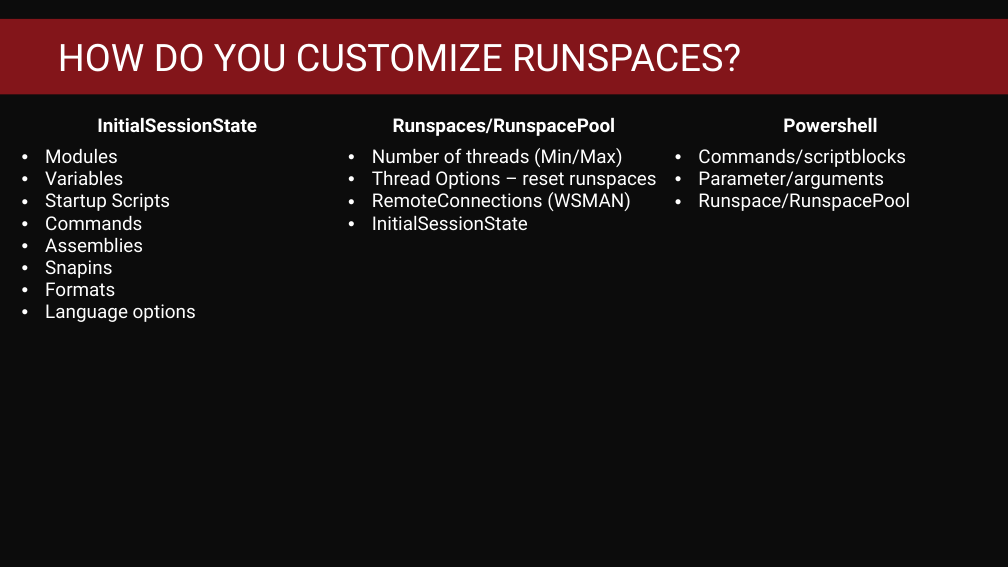
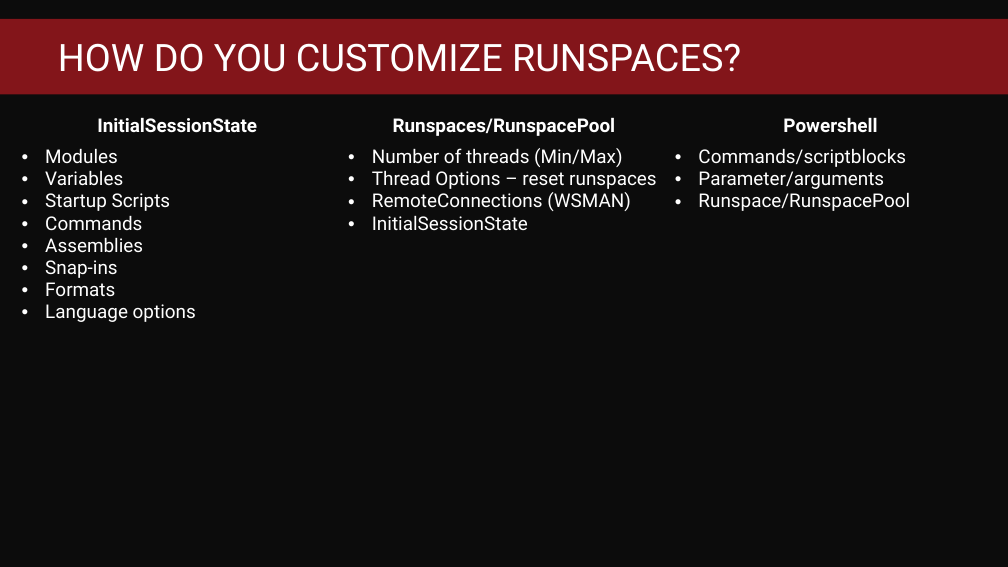
Before and after one commit to jpscripter/Runspaces, a slide deck: slide 11 of High-performance powershell through the magic of runspaces.pptx. Drawn at 1008x567 pixels with LibreOffice and Linux fonts; fonts in the diff are those of the drawing; background and template pictures are left out. Boxes give left, top, right and bottom in pixels: in the first picture for what was removed or moved away, otherwise in the second. Text is boxed around its words. In the diff, an @@ line names an element or a change of style, - is before the commit and + after.

Commit message:
Updating slides

```diff
--- a/High-performance powershell through the magic of runspaces.pptx
+++ b/High-performance powershell through the magic of runspaces.pptx
@@ table at bbox=[14, 112, 994, 332] @@
-row 2, column 1: Modules / Variables / Startup Scripts / Commands / Assemblies / Snapins / Formats / Language options
+row 2, column 1: Modules / Variables / Startup Scripts / Commands / Assemblies / Snap-ins / Formats / Language options
```
Also in this commit, not shown: 1 other slide changed, 1 slide added, 1 other file.
